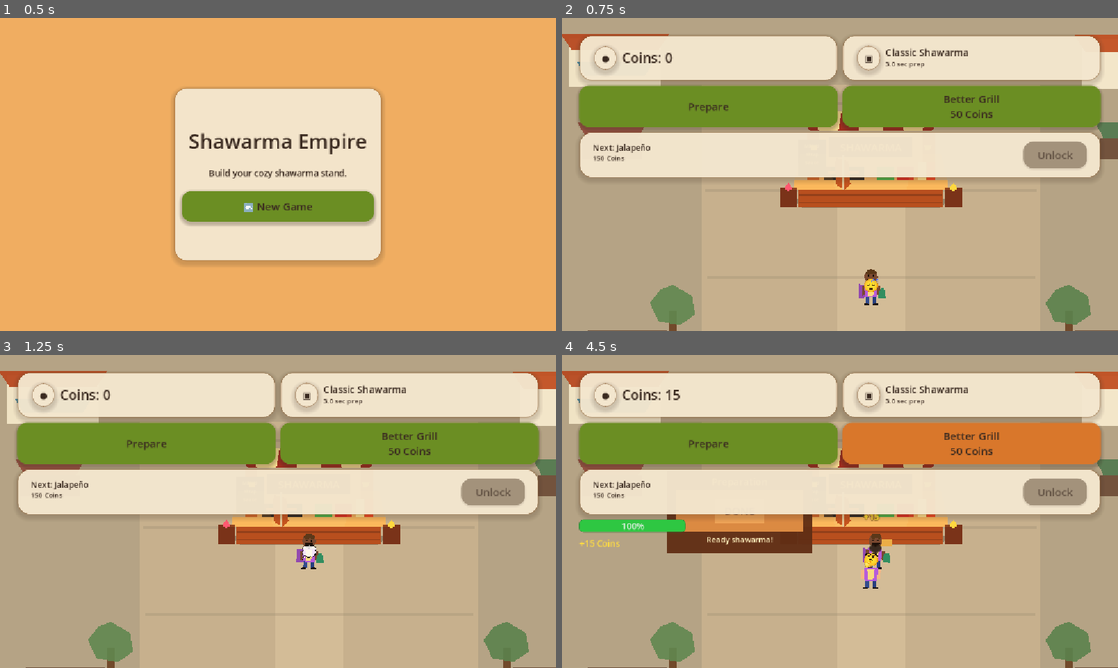
Above: before the commit, frames 1-4 (two rows, left to right).
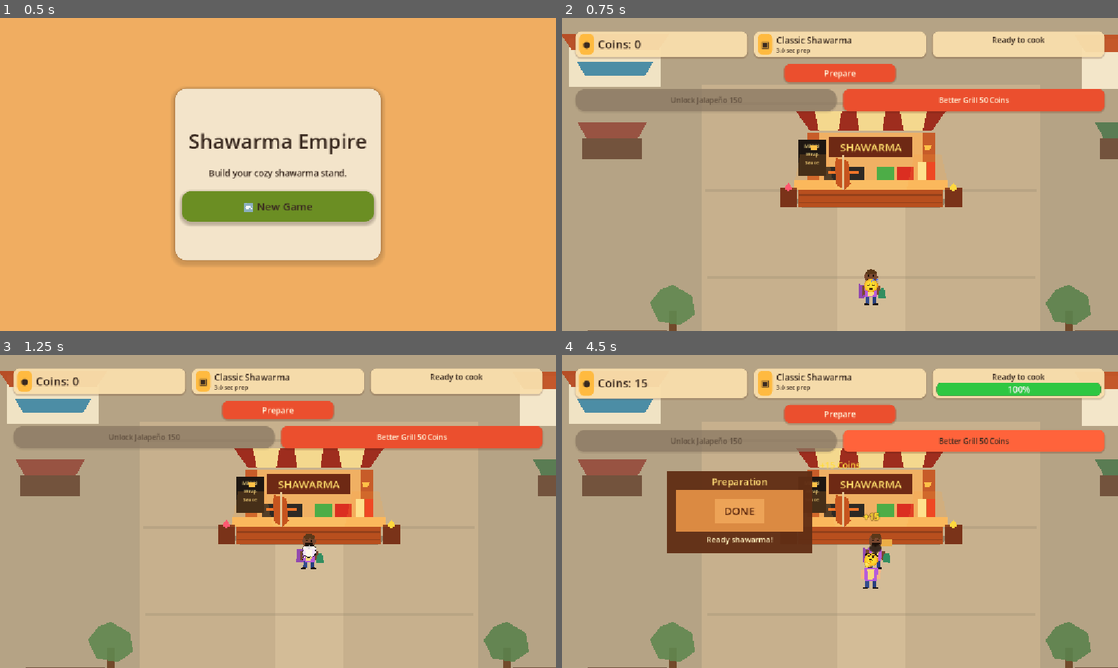
Above: after the commit, the same moments.

Repository: pyto159/ShawarmaEmpire
Game: Godot game, scene res://Scenes/MainMenu.tscn
Same seed, same stepped clock (60 frames per second), same inputs: the game is played once before the commit and once after it.
Inputs:
- Up to frame 1 (0.5 s): no input
- Up to frame 2 (0.75 s): click "🆕 New Game" at 0.5 s
- Up to frame 3 (1.25 s): no input
- Up to frame 4 (4.5 s): click "Prepare" at 1.25 s; click "Better Grill 50 Coins" at 2 s; click "Better Grill 50 Coins" at 2.75 s; click "Better Grill 50 Coins" at 3.5 s

Frame 1 is identical in both runs. In frame 2, 42% of the frame differs, in the area x 2-98%, y 4-53%; in frame 3, 42%; in frame 4, 43%, in the area x 2-98%, y 4-62%.

Commit message:
Redesign compact HUD layout

Diff:
--- a/shawarma-empire/Scenes/UI/GameHUD.tscn
+++ b/shawarma-empire/Scenes/UI/GameHUD.tscn
@@ -1,55 +1,128 @@
-[gd_scene load_steps=3 format=3 uid="uid://gamehud"]
+[gd_scene load_steps=10 format=3 uid="uid://gamehud"]
 
 [ext_resource type="Script" path="res://Scripts/UI/GameHUD.gd" id="1_game_hud"]
 [ext_resource type="PackedScene" path="res://Scenes/UI/CookingProgressBar.tscn" id="2_cooking_progress_bar"]
+
+[sub_resource type="StyleBoxFlat" id="StyleBoxFlat_panel"]
+bg_color = Color(0.98, 0.88, 0.68, 0.94)
+corner_radius_top_left = 12
+corner_radius_top_right = 12
+corner_radius_bottom_right = 12
+corner_radius_bottom_left = 12
+shadow_color = Color(0.35, 0.18, 0.07, 0.22)
+shadow_size = 3
+shadow_offset = Vector2(0, 2)
+
+[sub_resource type="StyleBoxFlat" id="StyleBoxFlat_icon"]
+bg_color = Color(1, 0.73, 0.25, 1)
+corner_radius_top_left = 10
+corner_radius_top_right = 10
+corner_radius_bottom_right = 10
+corner_radius_bottom_left = 10
+
+[sub_resource type="StyleBoxFlat" id="StyleBoxFlat_primary_button"]
+bg_color = Color(0.92, 0.31, 0.18, 1)
+corner_radius_top_left = 12
+corner_radius_top_right = 12
+corner_radius_bottom_right = 12
+corner_radius_bottom_left = 12
+shadow_color = Color(0.35, 0.13, 0.07, 0.25)
+shadow_size = 3
+shadow_offset = Vector2(0, 2)
+
+[sub_resource type="StyleBoxFlat" id="StyleBoxFlat_primary_button_hover"]
+bg_color = Color(1, 0.39, 0.23, 1)
+corner_radius_top_left = 12
+corner_radius_top_right = 12
+corner_radius_bottom_right = 12
+corner_radius_bottom_left = 12
+shadow_color = Color(0.35, 0.13, 0.07, 0.25)
+shadow_size = 3
+shadow_offset = Vector2(0, 2)
+
+[sub_resource type="StyleBoxFlat" id="StyleBoxFlat_primary_button_pressed"]
+bg_color = Color(0.78, 0.23, 0.13, 1)
+corner_radius_top_left = 12
+corner_radius_top_right = 12
+corner_radius_bottom_right = 12
+corner_radius_bottom_left = 12
+
+[sub_resource type="StyleBoxFlat" id="StyleBoxFlat_secondary_button"]
+bg_color = Color(0.29, 0.68, 0.35, 1)
+corner_radius_top_left = 12
+corner_radius_top_right = 12
+corner_radius_bottom_right = 12
+corner_radius_bottom_left = 12
+shadow_color = Color(0.11, 0.28, 0.13, 0.24)
+shadow_size = 3
+shadow_offset = Vector2(0, 2)
+
+[sub_resource type="StyleBoxFlat" id="StyleBoxFlat_secondary_button_hover"]
+bg_color = Color(0.35, 0.78, 0.41, 1)
+corner_radius_top_left = 12
+corner_radius_top_right = 12
+corner_radius_bottom_right = 12
+corner_radius_bottom_left = 12
+shadow_color = Color(0.11, 0.28, 0.13, 0.24)
+shadow_size = 3
+shadow_offset = Vector2(0, 2)
+
+[sub_resource type="StyleBoxFlat" id="StyleBoxFlat_secondary_button_pressed"]
+bg_color = Color(0.22, 0.55, 0.28, 1)
+corner_radius_top_left = 12
+corner_radius_top_right = 12
+corner_radius_bottom_right = 12
+corner_radius_bottom_left = 12
 
 [node name="GameHUD" type="MarginContainer"]
 z_index = 100
 mouse_filter = 1
 anchors_preset = 10
 anchor_right = 1.0
-offset_left = 18.0
-offset_top = 18.0
-offset_right = -18.0
-offset_bottom = 246.0
+offset_left = 14.0
+offset_top = 14.0
+offset_right = -14.0
+offset_bottom = 166.0
 script = ExtResource("1_game_hud")
 
 [node name="Content" type="VBoxContainer" parent="."]
 mouse_filter = 2
 layout_mode = 2
-theme_override_constants/separation = 10
+theme_override_constants/separation = 14
 
 [node name="TopRow" type="HBoxContainer" parent="Content"]
 mouse_filter = 2
 layout_mode = 2
-theme_override_constants/separation = 10
+theme_override_constants/separation = 14
 
 [node name="CoinsPanel" type="PanelContainer" parent="Content/TopRow"]
 mouse_filter = 2
 unique_name_in_owner = true
-custom_minimum_size = Vector2(184, 68)
-layout_mode = 2
-size_flags_horizontal = 3
+custom_minimum_size = Vector2(154, 44)
+layout_mode = 2
+size_flags_horizontal = 3
+theme_override_styles/panel = SubResource("StyleBoxFlat_panel")
 
 [node name="CoinsMargin" type="MarginContainer" parent="Content/TopRow/CoinsPanel"]
 mouse_filter = 2
 layout_mode = 2
-theme_override_constants/margin_left = 14
-theme_override_constants/margin_top = 10
-theme_override_constants/margin_right = 14
-theme_override_constants/margin_bottom = 10
+theme_override_constants/margin_left = 8
+theme_override_constants/margin_top = 5
+theme_override_constants/margin_right = 8
+theme_override_constants/margin_bottom = 5
 
 [node name="CoinsRow" type="HBoxContainer" parent="Content/TopRow/CoinsPanel/CoinsMargin"]
 mouse_filter = 2
 layout_mode = 2
-theme_override_constants/separation = 10
+theme_override_constants/separation = 8
 alignment = 1
 
 [node name="CoinIcon" type="PanelContainer" parent="Content/TopRow/CoinsPanel/CoinsMargin/CoinsRow"]
 mouse_filter = 2
 unique_name_in_owner = true
-custom_minimum_size = Vector2(42, 42)
-layout_mode = 2
+custom_minimum_size = Vector2(30, 30)
+layout_mode = 2
+theme_override_styles/panel = SubResource("StyleBoxFlat_icon")
 
 [node name="CoinIconLabel" type="Label" parent="Content/TopRow/CoinsPanel/CoinsMargin/CoinsRow/CoinIcon"]
 mouse_filter = 2
@@ -69,28 +142,30 @@
 [node name="OrderPanel" type="PanelContainer" parent="Content/TopRow"]
 mouse_filter = 2
 unique_name_in_owner = true
-custom_minimum_size = Vector2(230, 68)
-layout_mode = 2
-size_flags_horizontal = 3
+custom_minimum_size = Vector2(230, 44)
+layout_mode = 2
+size_flags_horizontal = 3
+theme_override_styles/panel = SubResource("StyleBoxFlat_panel")
 
 [node name="OrderMargin" type="MarginContainer" parent="Content/TopRow/OrderPanel"]
 mouse_filter = 2
 layout_mode = 2
-theme_override_constants/margin_left = 14
-theme_override_constants/margin_top = 9
-theme_override_constants/margin_right = 14
-theme_override_constants/margin_bottom = 9
+theme_override_constants/margin_left = 8
+theme_override_constants/margin_top = 5
+theme_override_constants/margin_right = 8
+theme_override_constants/margin_bottom = 5
 
 [node name="OrderRow" type="HBoxContainer" parent="Content/TopRow/OrderPanel/OrderMargin"]
 mouse_filter = 2
 layout_mode = 2
-theme_override_constants/separation = 10
+theme_override_constants/separation = 8
 
 [node name="RecipeIcon" type="PanelContainer" parent="Content/TopRow/OrderPanel/OrderMargin/OrderRow"]
 mouse_filter = 2
 unique_name_in_owner = true
-custom_minimum_size = Vector2(42, 42)
-layout_mode = 2
+custom_minimum_size = Vector2(30, 30)
+layout_mode = 2
+theme_override_styles/panel = SubResource("StyleBoxFlat_icon")
 
 [node name="RecipeIconLabel" type="Label" parent="Content/TopRow/OrderPanel/OrderMargin/OrderRow/RecipeIcon"]
 mouse_filter = 2
@@ -117,69 +192,83 @@
 layout_mode = 2
 text = "No active order"
 
-[node name="ButtonRow" type="HBoxContainer" parent="Content"]
-layout_mode = 2
-theme_override_constants/separation = 10
-
-[node name="PrepareButton" type="Button" parent="Content/ButtonRow"]
-unique_name_in_owner = true
-custom_minimum_size = Vector2(0, 58)
-layout_mode = 2
-size_flags_horizontal = 3
+[node name="StatusPanel" type="PanelContainer" parent="Content/TopRow"]
+mouse_filter = 2
+unique_name_in_owner = true
+custom_minimum_size = Vector2(154, 44)
+layout_mode = 2
+size_flags_horizontal = 3
+theme_override_styles/panel = SubResource("StyleBoxFlat_panel")
+
+[node name="StatusMargin" type="MarginContainer" parent="Content/TopRow/StatusPanel"]
+mouse_filter = 2
+layout_mode = 2
+theme_override_constants/margin_left = 8
+theme_override_constants/margin_top = 5
+theme_override_constants/margin_right = 8
+theme_override_constants/margin_bottom = 5
+
+[node name="StatusText" type="VBoxContainer" parent="Content/TopRow/StatusPanel/StatusMargin"]
+mouse_filter = 2
+layout_mode = 2
+theme_override_constants/separation = 2
+
+[node name="CookingStatusLabel" type="Label" parent="Content/TopRow/StatusPanel/StatusMargin/StatusText"]
+mouse_filter = 2
+unique_name_in_owner = true
+layout_mode = 2
+text = "Ready"
+horizontal_alignment = 1
+
+[node name="CookingProgressBar" parent="Content/TopRow/StatusPanel/StatusMargin/StatusText" instance=ExtResource("2_cooking_progress_bar")]
+unique_name_in_owner = true
+custom_minimum_size = Vector2(120, 12)
+layout_mode = 2
+size_flags_horizontal = 3
+
+[node name="PrepareRow" type="HBoxContainer" parent="Content"]
+layout_mode = 2
+theme_override_constants/separation = 14
+alignment = 1
+
+[node name="PrepareButton" type="Button" parent="Content/PrepareRow"]
+unique_name_in_owner = true
+custom_minimum_size = Vector2(230, 38)
+layout_mode = 2
 text = "Prepare"
-
-[node name="UpgradeButton" type="Button" parent="Content/ButtonRow"]
-unique_name_in_owner = true
-custom_minimum_size = Vector2(0, 58)
-layout_mode = 2
-size_flags_horizontal = 3
-text = "Better Grill\n50 Coins"
-
-[node name="IngredientPanel" type="PanelContainer" parent="Content"]
-mouse_filter = 2
-unique_name_in_owner = true
-custom_minimum_size = Vector2(0, 58)
-layout_mode = 2
-
-[node name="IngredientMargin" type="MarginContainer" parent="Content/IngredientPanel"]
-mouse_filter = 2
-layout_mode = 2
-theme_override_constants/margin_left = 12
-theme_override_constants/margin_top = 8
-theme_override_constants/margin_right = 12
-theme_override_constants/margin_bottom = 8
-
-[node name="IngredientRow" type="HBoxContainer" parent="Content/IngredientPanel/IngredientMargin"]
-layout_mode = 2
-theme_override_constants/separation = 10
-
-[node name="IngredientText" type="VBoxContainer" parent="Content/IngredientPanel/IngredientMargin/IngredientRow"]
-mouse_filter = 2
-layout_mode = 2
-size_flags_horizontal = 3
-theme_override_constants/separation = 0
-
-[node name="IngredientLabel" type="Label" parent="Content/IngredientPanel/IngredientMargin/IngredientRow/IngredientText"]
-mouse_filter = 2
-unique_name_in_owner = true
-layout_mode = 2
-text = "Next Ingredient"
-
-[node name="IngredientCostLabel" type="Label" parent="Content/IngredientPanel/IngredientMargin/IngredientRow/IngredientText"]
-mouse_filter = 2
-unique_name_in_owner = true
-layout_mode = 2
-text = "75 Coins"
-
-[node name="IngredientUnlockButton" type="Button" parent="Content/IngredientPanel/IngredientMargin/IngredientRow"]
-unique_name_in_owner = true
-custom_minimum_size = Vector2(132, 42)
-layout_mode = 2
-text = "Unlock"
-
-[node name="CookingProgressBar" parent="Content" instance=ExtResource("2_cooking_progress_bar")]
-unique_name_in_owner = true
-layout_mode = 2
+theme_override_colors/font_color = Color(1, 0.97, 0.87, 1)
+theme_override_styles/normal = SubResource("StyleBoxFlat_primary_button")
+theme_override_styles/hover = SubResource("StyleBoxFlat_primary_button_hover")
+theme_override_styles/pressed = SubResource("StyleBoxFlat_primary_button_pressed")
+theme_override_styles/focus = SubResource("StyleBoxFlat_primary_button_hover")
+
+[node name="BottomButtonRow" type="HBoxContainer" parent="Content"]
+layout_mode = 2
+theme_override_constants/separation = 14
+
+[node name="IngredientUnlockButton" type="Button" parent="Content/BottomButtonRow"]
+unique_name_in_owner = true
+custom_minimum_size = Vector2(0, 38)
+layout_mode = 2
+size_flags_horizontal = 3
+text = "Unlock Ingredient"
+theme_override_colors/font_color = Color(1, 0.97, 0.87, 1)
+theme_override_styles/normal = SubResource("StyleBoxFlat_secondary_button")
+theme_override_styles/hover = SubResource("StyleBoxFlat_secondary_button_hover")
+theme_override_styles/pressed = SubResource("StyleBoxFlat_secondary_button_pressed")
+theme_override_styles/focus = SubResource("StyleBoxFlat_secondary_button_hover")
+
+[node name="UpgradeButton" type="Button" parent="Content/BottomButtonRow"]
+unique_name_in_owner = true
+custom_minimum_size = Vector2(0, 38)
+layout_mode = 2
+size_flags_horizontal = 3
+text = "Better Grill 50 Coins"
+theme_override_colors/font_color = Color(1, 0.97, 0.87, 1)
+theme_override_styles/normal = SubResource("StyleBoxFlat_primary_button")
+theme_override_styles/hover = SubResource("StyleBoxFlat_primary_button_hover")
+theme_override_styles/pressed = SubResource("StyleBoxFlat_primary_button_pressed")
+theme_override_styles/focus = SubResource("StyleBoxFlat_primary_button_hover")
 
 [node name="CoinFeedbackLabel" type="Label" parent="Content"]
 mouse_filter = 2
@@ -188,6 +277,7 @@
 layout_mode = 2
 text = "+0 Coins"
 theme_override_colors/font_color = Color(1, 0.86, 0.25, 1)
+horizontal_alignment = 1
 
 [node name="CoinFeedbackTimer" type="Timer" parent="."]
 unique_name_in_owner = true
--- a/shawarma-empire/Scripts/UI/GameHUD.gd
+++ b/shawarma-empire/Scripts/UI/GameHUD.gd
@@ -27,8 +27,7 @@
 @onready var order_time_label: Label = %OrderTimeLabel
 @onready var prepare_button: Button = %PrepareButton
 @onready var upgrade_button: Button = %UpgradeButton
-@onready var ingredient_label: Label = %IngredientLabel
-@onready var ingredient_cost_label: Label = %IngredientCostLabel
+@onready var cooking_status_label: Label = %CookingStatusLabel
 @onready var ingredient_unlock_button: Button = %IngredientUnlockButton
 @onready var coin_feedback_label: Label = %CoinFeedbackLabel
 @onready var coin_feedback_timer: Timer = %CoinFeedbackTimer
@@ -82,15 +81,17 @@
 
 
 func _apply_mobile_hud_layout() -> void:
-	add_theme_constant_override("margin_left", 18)
-	add_theme_constant_override("margin_top", 18)
-	add_theme_constant_override("margin_right", 18)
-	add_theme_constant_override("margin_bottom", 18)
-	coins_label.add_theme_font_size_override("font_size", 28)
-	order_label.add_theme_font_size_override("font_size", 20)
-	order_time_label.add_theme_font_size_override("font_size", 14)
-	ingredient_label.add_theme_font_size_override("font_size", 17)
-	ingredient_cost_label.add_theme_font_size_override("font_size", 14)
+	add_theme_constant_override("margin_left", 14)
+	add_theme_constant_override("margin_top", 14)
+	add_theme_constant_override("margin_right", 14)
+	add_theme_constant_override("margin_bottom", 14)
+	coins_label.add_theme_font_size_override("font_size", 24)
+	order_label.add_theme_font_size_override("font_size", 18)
+	order_time_label.add_theme_font_size_override("font_size", 12)
+	cooking_status_label.add_theme_font_size_override("font_size", 16)
+	prepare_button.add_theme_font_size_override("font_size", 17)
+	upgrade_button.add_theme_font_size_override("font_size", 15)
+	ingredient_unlock_button.add_theme_font_size_override("font_size", 15)
 
 
 func _animate_prepare_button(target_scale: Vector2) -> void:
@@ -149,6 +150,7 @@
 	order_time_label.text = _get_order_time_text()
 	prepare_button.text = _get_prepare_button_text()
 	prepare_button.disabled = not _can_prepare_order()
+	cooking_status_label.text = _get_cooking_status_text()
 	upgrade_button.text = _get_upgrade_button_text()
 	upgrade_button.disabled = GameManager.is_max_grill_level()
 	_update_ingredient_unlock_display()
@@ -163,22 +165,28 @@
 	coin_feedback_timer.start(FEEDBACK_VISIBLE_SECONDS)
 
 func _get_upgrade_button_text() -> String:
-	return GameManager.get_next_grill_button_text().replace(" - ", "\n")
+	return GameManager.get_next_grill_button_text().replace(" - ", " ")
 
 
 func _update_ingredient_unlock_display() -> void:
 	var ingredient_id: String = IngredientManager.get_next_locked_ingredient_id()
 	if ingredient_id.is_empty():
-		ingredient_label.text = ALL_INGREDIENTS_UNLOCKED_TEXT
-		ingredient_cost_label.text = ""
 		ingredient_unlock_button.disabled = true
 		ingredient_unlock_button.text = "Done"
 		return
 
-	ingredient_label.text = NEXT_INGREDIENT_PREFIX + IngredientManager.get_display_name(ingredient_id)
-	ingredient_cost_label.text = str(IngredientManager.get_unlock_cost(ingredient_id)) + " Coins"
 	ingredient_unlock_button.disabled = not IngredientManager.can_unlock(ingredient_id)
-	ingredient_unlock_button.text = "Unlock"
+	ingredient_unlock_button.text = "Unlock " + IngredientManager.get_display_name(ingredient_id) + " " + str(IngredientManager.get_unlock_cost(ingredient_id))
+
+
+func _get_cooking_status_text() -> String:
+	if _cooking_stand != null and _cooking_stand.is_cooking():
+		return COOKING_ORDER_TEXT
+
+	if _cooking_stand != null and _cooking_stand.can_cook():
+		return "Ready to cook"
+
+	return "Idle"
 
 
 func _get_order_text() -> String:
